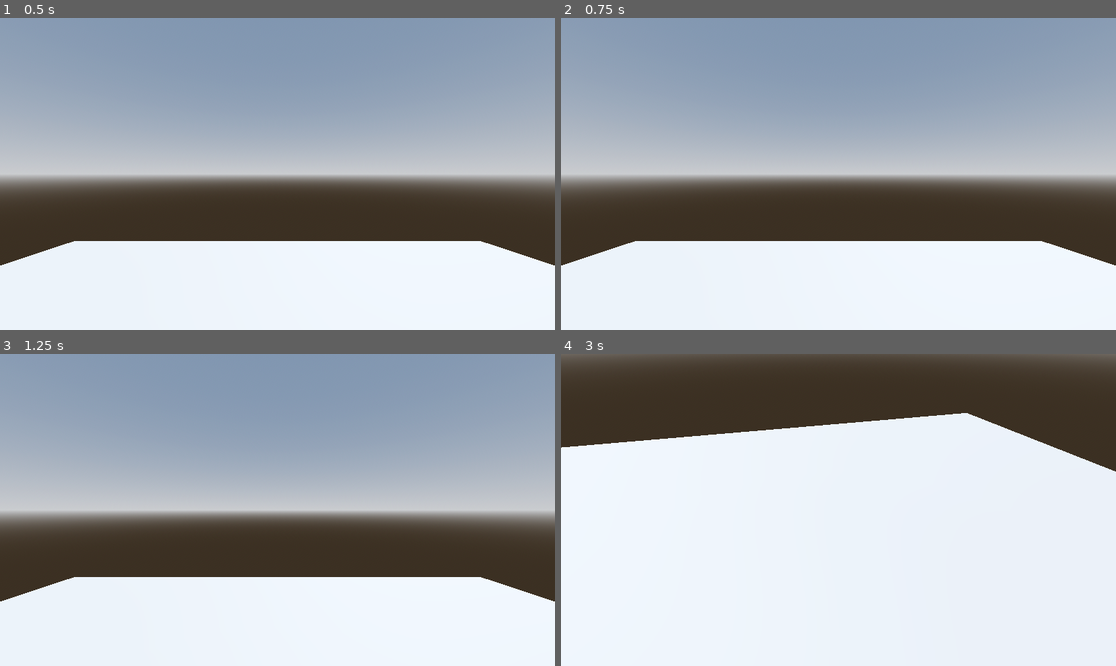
Above: before the commit, frames 1-4 (two rows, left to right).
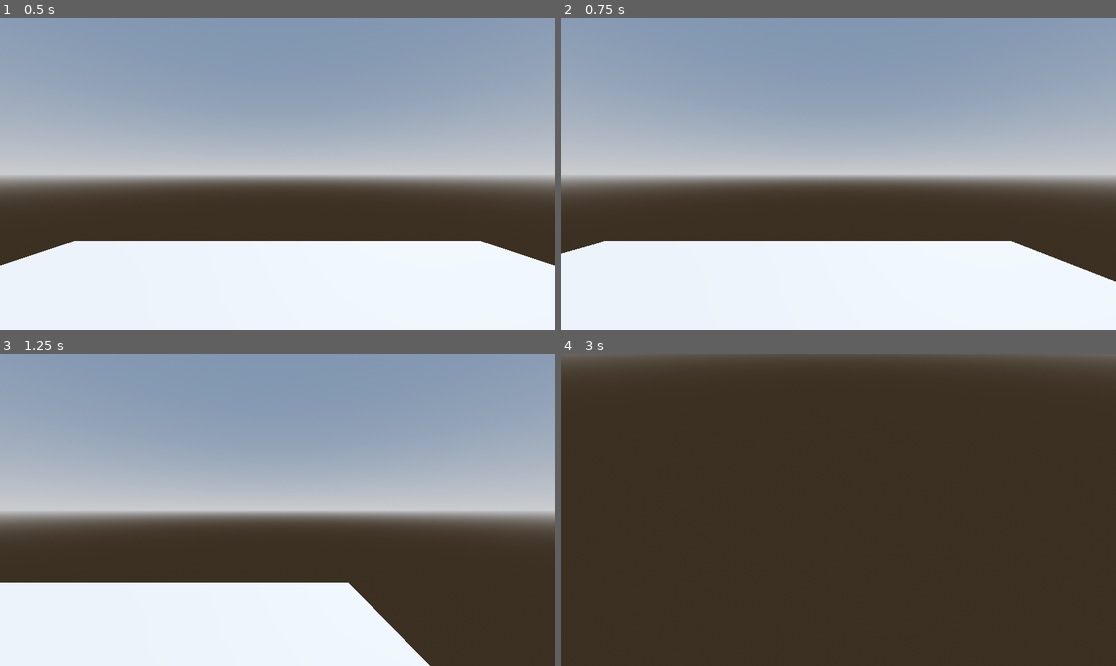
Above: after the commit, the same moments.

Repository: kjk81/trip-4.16.25
Game: Godot game, scene res://levels/test.tscn
Same seed, same stepped clock (60 frames per second), same inputs: the game is played once before the commit and once after it. The project has no main scene, so this scene is started directly.
Inputs (mouse positions are in pixels of both pictures, inside the frame that each line leads up to):
- Up to frame 1 (0.5 s): no input
- Up to frame 2 (0.75 s): tap Enter at 0.5 s; move the mouse to (960, 158) at 0.52 s; hold D (move_right) from 0.53 s (still down); click (960, 158) at 0.67 s
- Up to frame 3 (1.25 s): keep holding D (move_right); tap Space (jump) at 0.77 s
- Up to frame 4 (3 s): move the mouse to (810, 510) at 1.27 s; release D (move_right) at 1.28 s; hold W (move_forward) from 1.28 s (still down); tap Space (jump) at 1.52, 2 s; move the mouse to (849, 503) at 2.02 s; tap Enter at 2.75 s; move the mouse to (832, 516) at 2.77 s

Frame 1 is identical in both runs. In frame 2, 1.1% of the frame differs, in the area x 0-100%, y 71-85%; in frame 3, 9.3%; in frame 4, 75%, in the area x 0-100%, y 18-100%.

Commit message:
movement fix relative to camera

Diff:
--- a/player.gd
+++ b/player.gd
@@ -13,13 +13,7 @@
 	elif event is InputEventMouseMotion and Input.get_mouse_mode() == Input.MOUSE_MODE_CAPTURED:
 		neck.rotate_y(-event.relative.x * sensitivity)
 		camera.rotate_x(-event.relative.y*sensitivity)
-
-		'''
-		# cant rotate camera vertical forever
-		const angle_lock := PI/2.1
-		if not(camera.get_rotation().x >= angle_lock or camera.get_rotation().x <= -angle_lock):
-			camera.rotate_x(-event.relative.y*sensitivity)
-		'''
+		camera.set_rotation(Vector3(clamp(camera.get_rotation().x, -PI/2.2, PI/2.2), 0, 0))
 
 	elif event.is_action_pressed("ui_cancel"):
 		Input.set_mouse_mode(Input.MOUSE_MODE_CONFINED)
@@ -28,23 +22,22 @@
 	# Add gravity
 	if not is_on_floor():
 		velocity += get_gravity() * delta
-
+	if velocity:
+		print(velocity)
 	# Handle jump
 	if Input.is_action_just_pressed("jump") and is_on_floor():
 		velocity.y = JUMP_VELOCITY
 
-
-	if not is_on_floor():
-		return
-
 	# Handle movement
 	var input_dir := Input.get_vector("move_left", "move_right", "move_forward", "move_back") # gets global input directions
-	var direction := (transform.basis * Vector3(input_dir.x, 0, input_dir.y)).normalized() # input direction with respect to current rotation
+	var direction := (neck.basis * Vector3(input_dir.x, 0, input_dir.y)).normalized() # input direction with respect to current rotation
 	if direction:
-		velocity.x = direction.x * SPEED
-		velocity.z = direction.z * SPEED
+		# moving with acceleration effect
+		velocity.x = move_toward(velocity.x, direction.x * SPEED, SPEED/7)
+		velocity.z = move_toward(velocity.z, direction.z * SPEED, SPEED/7)
 	else:
-		velocity.x = move_toward(velocity.x, 0, SPEED*2)
-		velocity.z = move_toward(velocity.z, 0, SPEED*2)
+		# friction / slowing down
+		velocity.x = move_toward(velocity.x, 0, SPEED/7)
+		velocity.z = move_toward(velocity.z, 0, SPEED/7)
 
 	move_and_slide()
